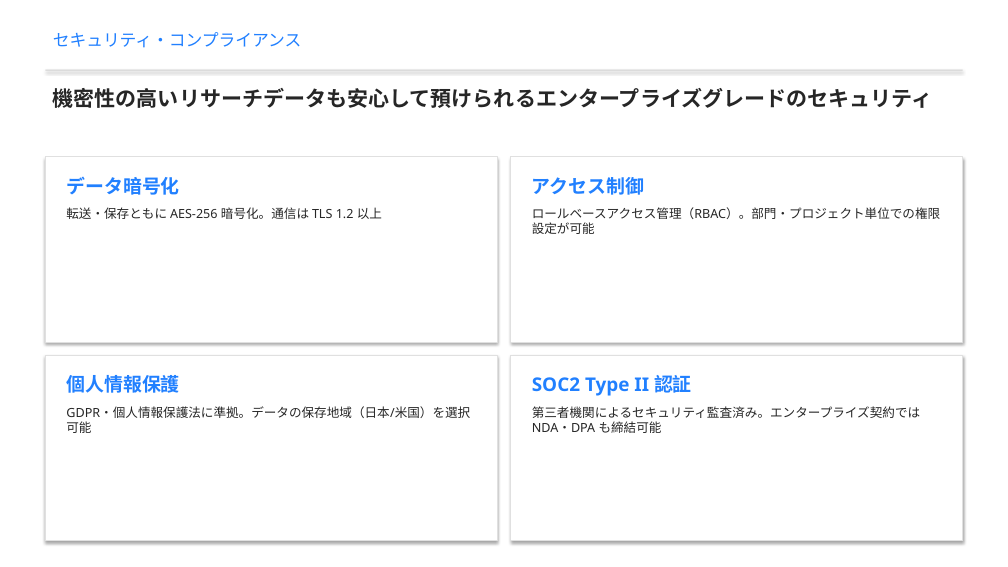
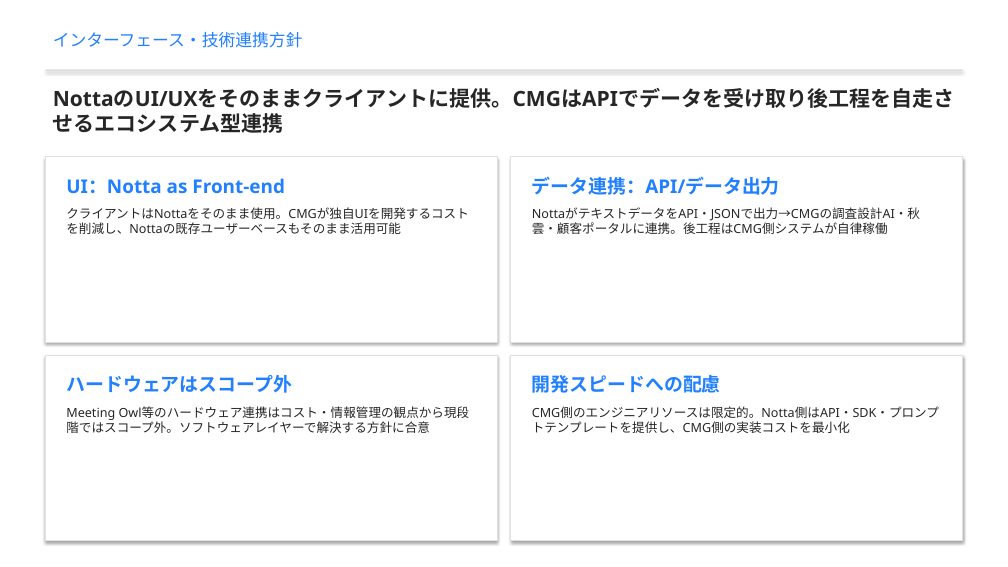
Before and after one commit to hideakikawano-beep/pptCreate, a slide deck: slide 8 of cross_marketing_notta_presentation.pptx (slide 7 before the commit). Drawn at 1008x567 pixels with LibreOffice and Linux fonts; fonts in the diff are those of the drawing. Boxes give left, top, right and bottom in pixels: in the first picture for what was removed or moved away, otherwise in the second. Text is boxed around its words. In the diff, an @@ line names an element or a change of style, - is before the commit and + after.

```diff
--- a/cross_marketing_notta_presentation.pptx
+++ b/cross_marketing_notta_presentation.pptx
@@ text at <box>53,32,303,48</box>: text changed @@
-セキュリティ・コンプライアンス
+インターフェース・技術連携方針
@@ text at <box>53,88,955,108</box>: text changed @@
-機密性の高いリサーチデータも安心して預けられるエンタープライズグレードのセキュリティ
+NottaのUI/UXをそのままクライアントに提供。CMGはAPIでデータを受け取り後工程を自走させるエコシステム型連携
@@ text at <box>66,178,285,193</box>: text changed @@
-データ暗号化
+UI：Notta as Front-end
@@ text at <box>532,177,780,195</box>: text changed @@
-アクセス制御
+データ連携：API/データ出力
@@ text at <box>66,207,469,234</box>: text changed @@
-転送・保存ともに AES-256 暗号化。通信は TLS 1.2 以上
+クライアントはNottaをそのまま使用。CMGが独自UIを開発するコストを削減し、Nottaの既存ユーザーベースもそのまま活用可能
@@ text at <box>532,207,920,234</box>: text changed @@
-ロールベースアクセス管理（RBAC）。部門・プロジェクト単位での権限設定が可能
+NottaがテキストデータをAPI・JSONで出力→CMGの調査設計AI・秋雲・顧客ポータルに連携。後工程はCMG側システムが自律稼働
@@ text at <box>66,375,292,393</box>: text changed @@
-個人情報保護
+ハードウェアはスコープ外
@@ text at <box>532,375,721,393</box>: text changed @@
-SOC2 Type II 認証
+開発スピードへの配慮
@@ text at <box>66,406,470,433</box>: text changed @@
-GDPR・個人情報保護法に準拠。データの保存地域（日本/米国）を選択可能
+Meeting Owl等のハードウェア連携はコスト・情報管理の観点から現段階ではスコープ外。ソフトウェアレイヤーで解決する方針に合意
@@ text at <box>532,406,939,433</box>: text changed @@
-第三者機関によるセキュリティ監査済み。エンタープライズ契約では NDA・DPA も締結可能
+CMG側のエンジニアリソースは限定的。Notta側はAPI・SDK・プロンプトテンプレートを提供し、CMG側の実装コストを最小化
```
Also in this commit, not shown: 5 other slides changed, 5 slides added, 4 slides removed, 1 other file.
